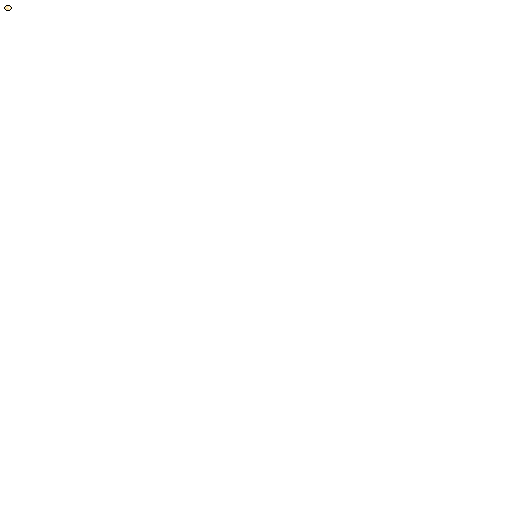
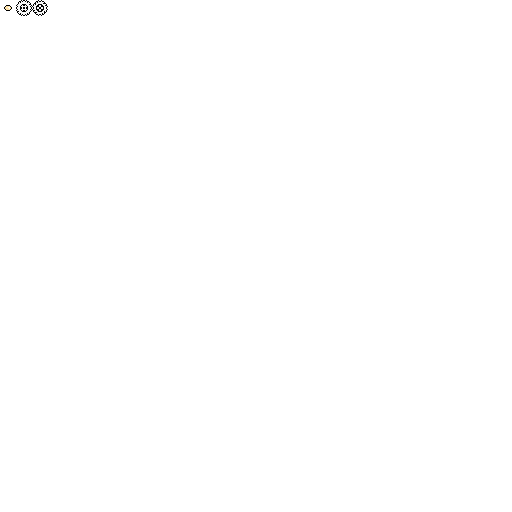
Two versions of the same layered image (512x512). Layer-by-layer changes:
added layer "Metal Blades" over (16, 0, 48, 16)
